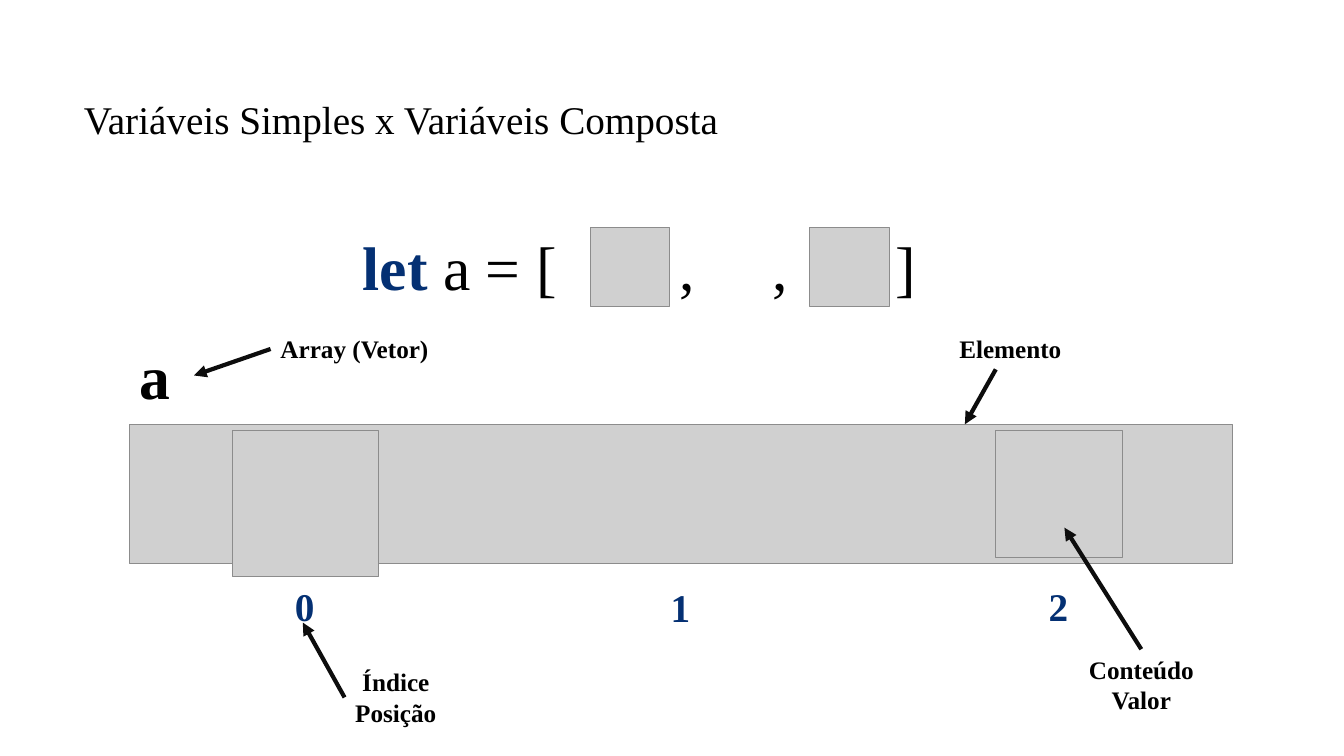
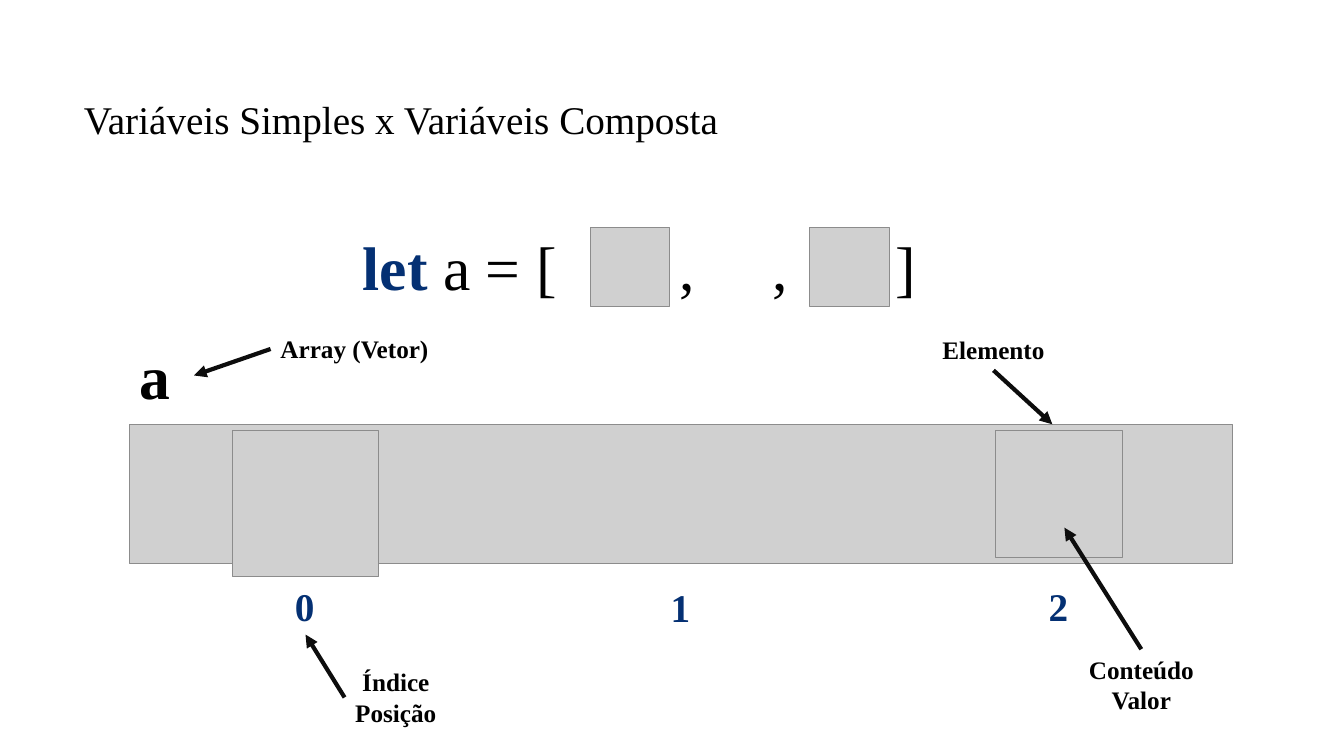
Before and after one commit to PedroMiho/UMC, a slide deck: slide 7 of Lógica e Programação/Módulo 02 - JavaScript/Aula 15 - Arrays e Objetos/Array e Objetos.pptx. Drawn at 1344x756 pixels with LibreOffice and Linux fonts; fonts in the diff are those of the drawing; grey boxes stand for pictures; background and template pictures are left out. Boxes give left, top, right and bottom in pixels: in the first picture for what was removed or moved away, otherwise in the second. Text is boxed around its words. In the diff, an @@ line names an element or a change of style, - is before the commit and + after.

```diff
--- a/Lógica e Programação/Módulo 02 - JavaScript/Aula 15 - Arrays e Objetos/Array e Objetos.pptx
+++ b/Lógica e Programação/Módulo 02 - JavaScript/Aula 15 - Arrays e Objetos/Array e Objetos.pptx
@@ text "Elemento": place and size @@
-text "Elemento" at bbox=[959, 340, 1061, 359]
+text "Elemento" at bbox=[942, 341, 1044, 360]
@@ arrow moved from (996, 369) - (965, 424) to (994, 370) - (1053, 424) @@
@@ arrow moved from (345, 698) - (302, 623) to (345, 698) - (306, 635) @@
```
Also in this commit, not shown: 1 other slide changed, 3 slides added, 1 other file.
